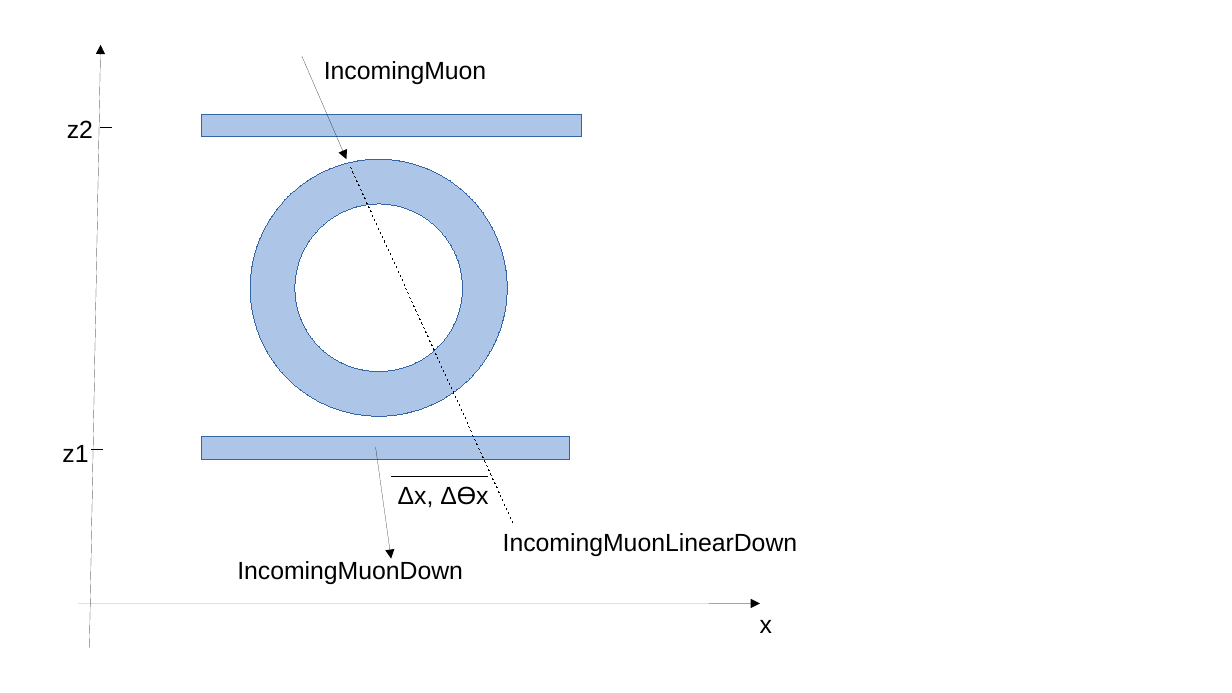
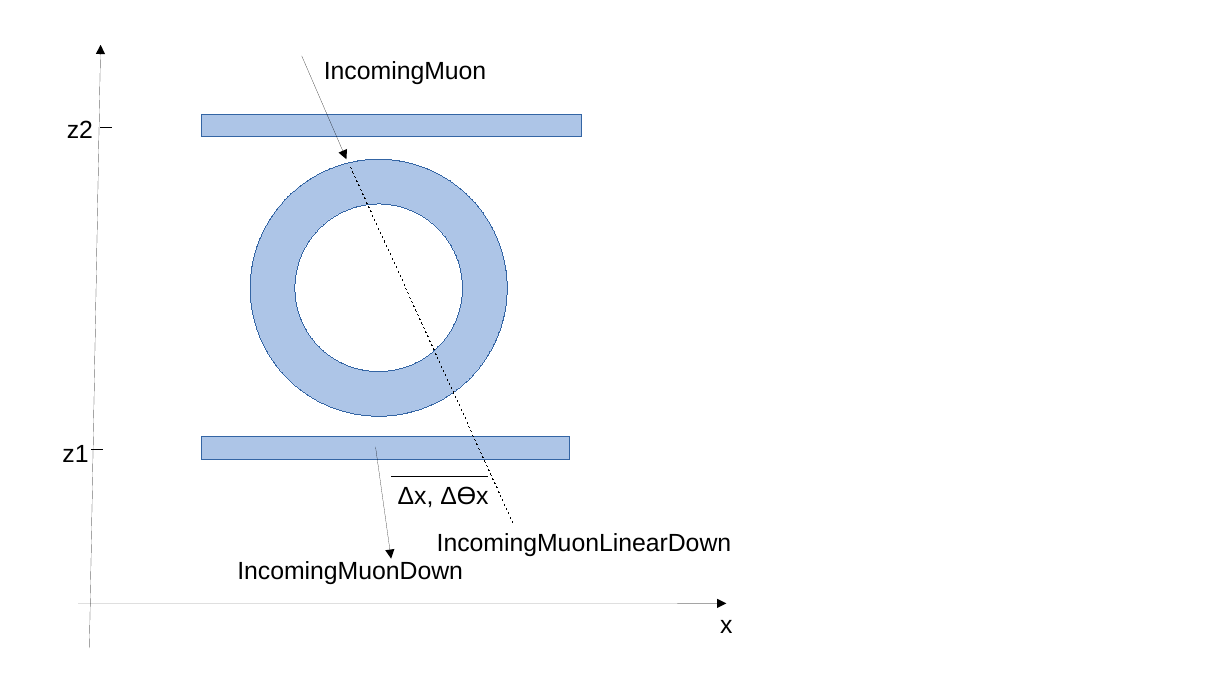
Before and after one commit to cedricpri/MasterTheses, a slide deck: slide 4 of MuonSystems/figs/myFigures.odp. Drawn at 1232x693 pixels with LibreOffice and Linux fonts; fonts in the diff are those of the drawing. Boxes give left, top, right and bottom in pixels: in the first picture for what was removed or moved away, otherwise in the second. Text is boxed around its words. In the diff, an @@ line names an element or a change of style, - is before the commit and + after.

```diff
--- a/MuonSystems/figs/myFigures.odp
+++ b/MuonSystems/figs/myFigures.odp
@@ text "IncomingMuonLinearDown": place and size @@
-text "IncomingMuonLinearDown" at [503, 533, 798, 556]
+text "IncomingMuonLinearDown" at [437, 533, 732, 556]
@@ arrow moved from (78, 604) - (760, 604) to (78, 604) - (727, 604) @@
@@ text "x": place and size @@
-text "x" at [760, 620, 772, 633]
+text "x" at [720, 620, 732, 633]
```
Also in this commit, not shown: 22 other files.
